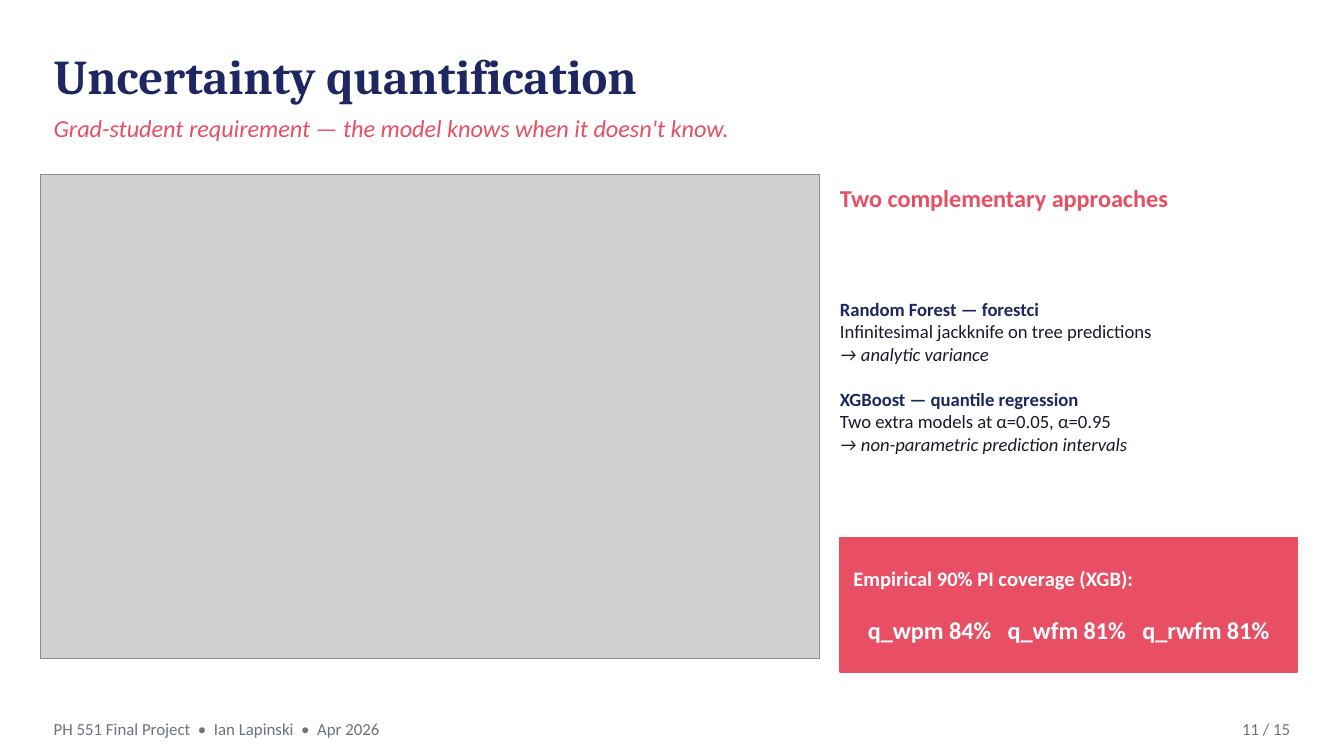
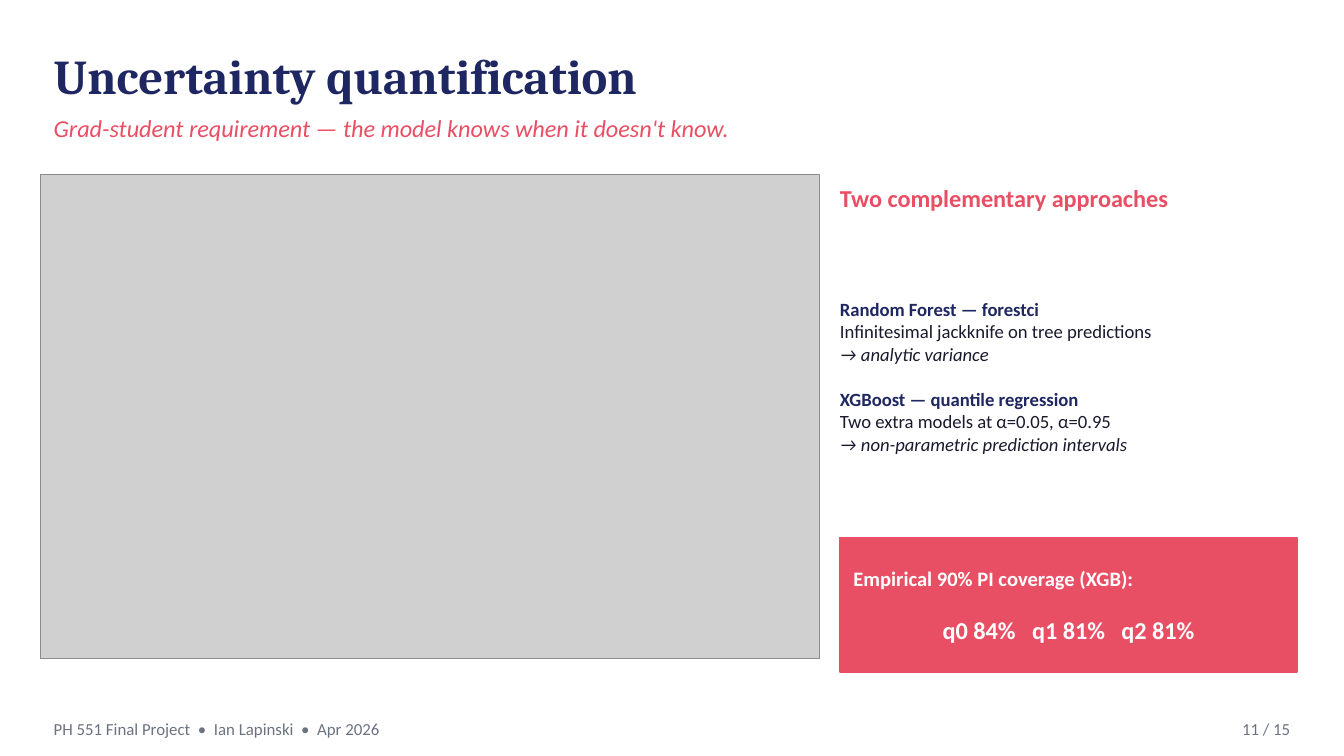
Before and after one commit to ianlap/SigmaTau, a slide deck: slide 11 of ml/presentation.pptx. Drawn at 1344x756 pixels with LibreOffice and Linux fonts; fonts in the diff are those of the drawing; grey boxes stand for pictures. Boxes give left, top, right and bottom in pixels: in the first picture for what was removed or moved away, otherwise in the second. Text is boxed around its words. In the diff, an @@ line names an element or a change of style, - is before the commit and + after.

```diff
--- a/ml/presentation.pptx
+++ b/ml/presentation.pptx
@@ text at [943, 622, 1194, 643]: text changed @@
-q_wpm 84% q_wfm 81% q_rwfm 81%
+q0 84% q1 81% q2 81%
```
Also in this commit, not shown: 6 other slides changed, 7 other files.
